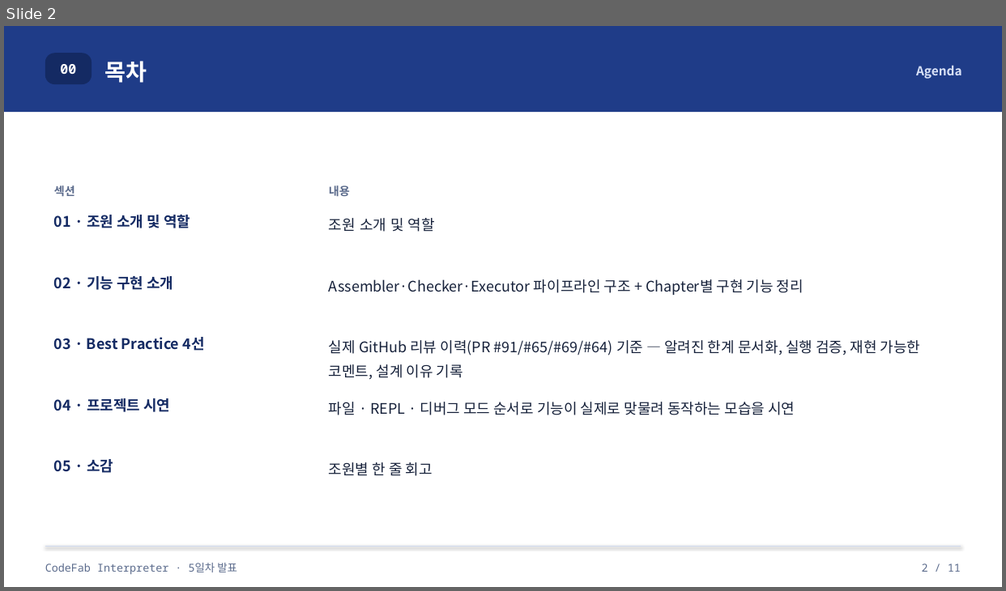
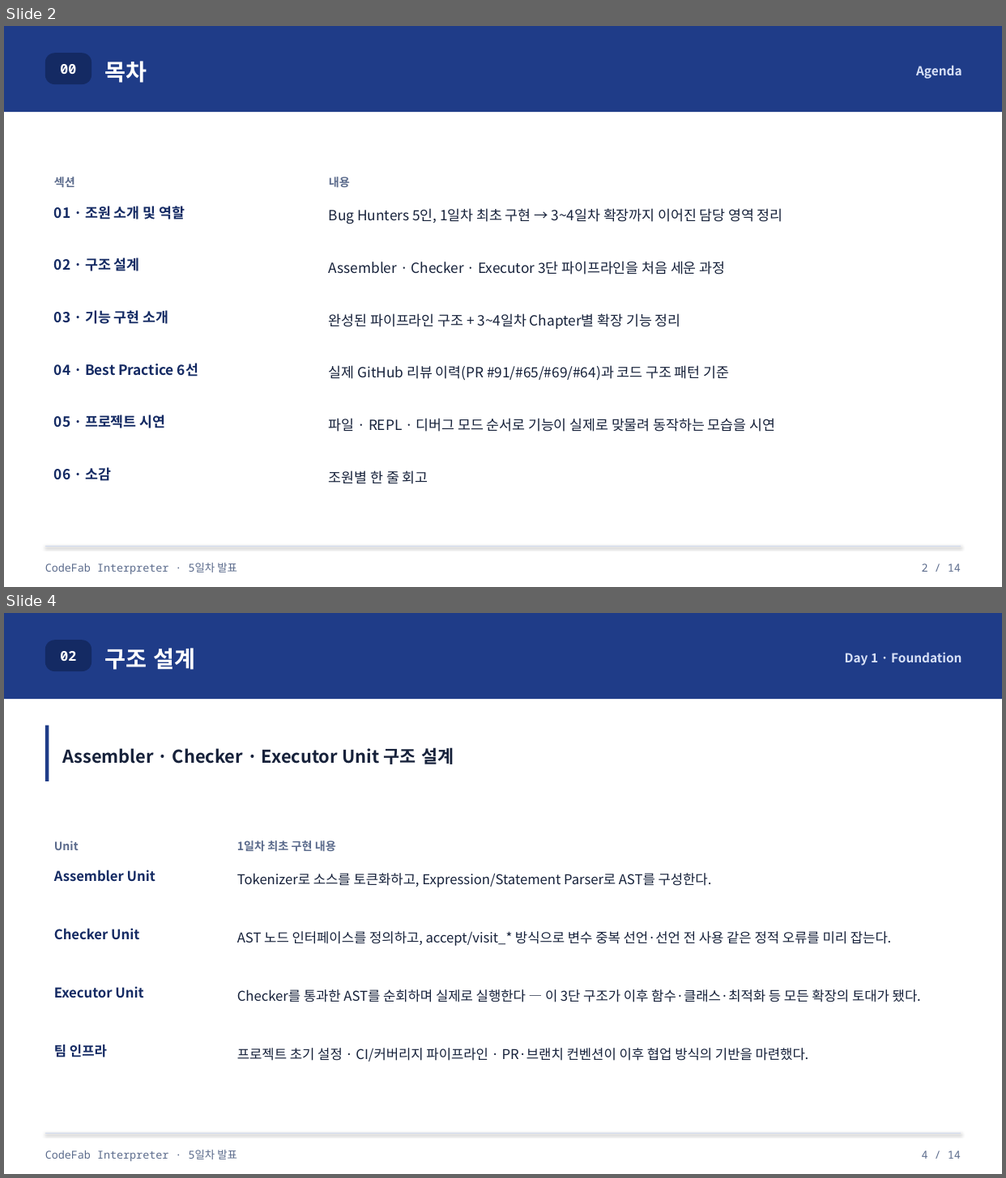
Before and after one commit to kimbyungnam/CodeFab-4, a slide deck: docs/CodeFab_발표자료_초안.pptx. Shown one above the other, each under a label of ours: slide 2 before the commit, slides 2 and 4 after it; the slides between them are not shown. The pictures are 1006x591 and 1006x1178 pixels, drawn with LibreOffice and Linux fonts; fonts in the diff are those of the drawing. Boxes give left, top, right and bottom in pixels: in the first picture for what was removed or moved away, otherwise in the second. Text is boxed around its words. In the diff, an @@ line names an element or a change of style, - is before the commit and + after.

Commit message:
docs: presentation 파일 수정. 아직 초안.

```diff
--- a/docs/CodeFab_발표자료_초안.pptx
+++ b/docs/CodeFab_발표자료_초안.pptx
@@ slide 4 added at (x1=4, y1=613, x2=1002, y2=1174), background #FFFFFF @@
@@ rectangle added at (x1=4, y1=613, x2=1002, y2=699), fill #1F3C88 @@
@@ rounded rectangle added at (x1=45, y1=640, x2=91, y2=671), fill #142A63, 13 pt, text #FFFFFF, bold @@
+02
@@ text added at (x1=105, y1=648, x2=195, y2=670), 22 pt, text #FFFFFF, bold @@
+구조 설계
@@ text added at (x1=845, y1=652, x2=961, y2=666), 12 pt, text #D8E1F7, bold @@
+Day 1 · Foundation
@@ rectangle added at (x1=45, y1=726, x2=49, y2=781), fill #1F3C88 @@
@@ text added at (x1=62, y1=747, x2=454, y2=764), 17 pt, text #16213A, bold @@
+Assembler · Checker · Executor Unit 구조 설계
@@ table added at (x1=45, y1=800, x2=961, y2=1093), 5 rows, 2 columns @@
+Unit | 1일차 최초 구현 내용
+Assembler Unit | Tokenizer로 소스를 토큰화하고, Expression/Statement Parser로 AST를 구성한다.
+Checker Unit | AST 노드 인터페이스를 정의하고, accept/visit_* 방식으로 변수 중복 선언·선언 전 사용 같은 정적 오류를 미리 잡는다.
+Executor Unit | Checker를 통과한 AST를 순회하며 실제로 실행한다 — 이 3단 구조가 이후 함수·클래스·최적화 등 모든 확장의 토대가 됐다.
+팀 인프라 | 프로젝트 초기 설정 · CI/커버리지 파이프라인 · PR·브랜치 컨벤션이 이후 협업 방식의 기반을 마련했다.
@@ line added from (45, 1133) to (961, 1133), #CFD9EE 1 pt @@
@@ text added at (x1=45, y1=1150, x2=237, y2=1161), 10.5 pt, text #5B6B8C @@
+CodeFab Interpreter · 5일차 발표
@@ text added at (x1=922, y1=1151, x2=961, y2=1159), 10.5 pt, text #5B6B8C @@
+4 / 14
@@ slide 2 changed as well @@
@@ table at (x1=45, y1=142, x2=961, y2=509) @@
-row 2: 01 · 조원 소개 및 역할 | 조원 소개 및 역할
-row 3: 02 · 기능 구현 소개 | Assembler·Checker·Executor 파이프라인 구조 + Chapter별 구현 기능 정리
-row 4: 03 · Best Practice 4선 | 실제 GitHub 리뷰 이력(PR #91/#65/#69/#64) 기준 — 알려진 한계 문서화, 실행 검증, 재현 가능한 코멘트, 설계 이유 기록
-row 5: 04 · 프로젝트 시연 | 파일 · REPL · 디버그 모드 순서로 기능이 실제로 맞물려 동작하는 모습을 시연
-row 6: 05 · 소감 | 조원별 한 줄 회고
+row 2: 01 · 조원 소개 및 역할 | Bug Hunters 5인, 1일차 최초 구현 → 3~4일차 확장까지 이어진 담당 영역 정리
+row 3: 02 · 구조 설계 | Assembler · Checker · Executor 3단 파이프라인을 처음 세운 과정
+row 4: 03 · 기능 구현 소개 | 완성된 파이프라인 구조 + 3~4일차 Chapter별 확장 기능 정리
+row 5: 04 · Best Practice 6선 | 실제 GitHub 리뷰 이력(PR #91/#65/#69/#64)과 코드 구조 패턴 기준
+row 6: 05 · 프로젝트 시연 | 파일 · REPL · 디버그 모드 순서로 기능이 실제로 맞물려 동작하는 모습을 시연
+row 7: 06 · 소감 | 조원별 한 줄 회고
@@ text at (x1=922, y1=564, x2=961, y2=572): text changed @@
-2 / 11
+2 / 14
```
Also in this commit, not shown: 12 other slides changed.
